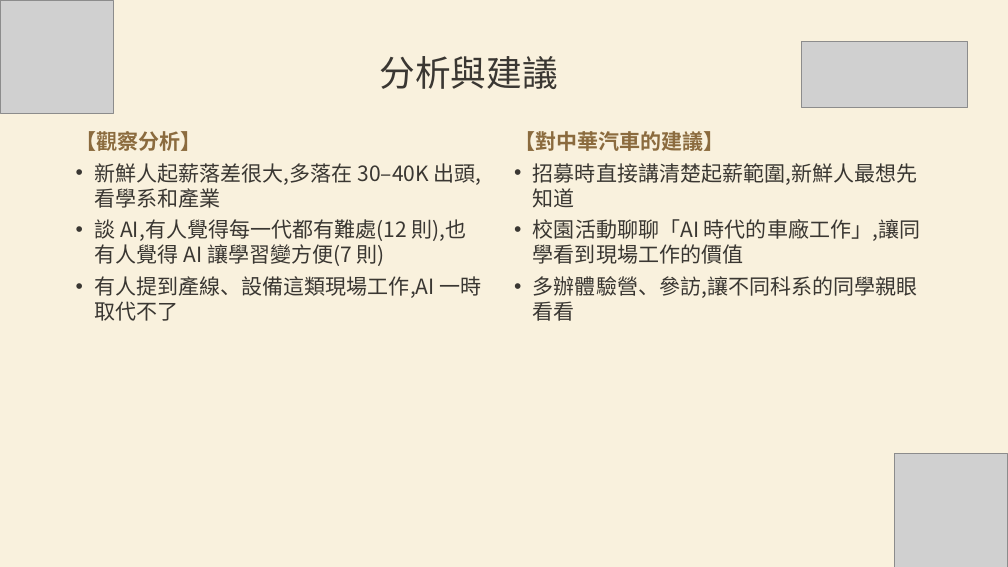
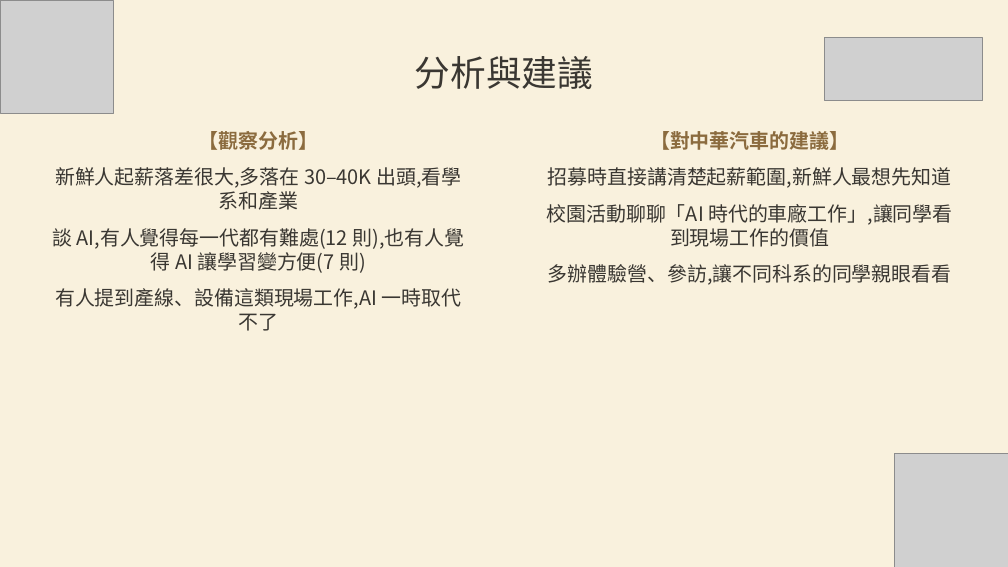
Before and after one commit to tobychien/project-hub, a slide deck: slide 8 of deliverables/邱偉浩-元智大學-10月B.pptx. Drawn at 1008x567 pixels with LibreOffice and Linux fonts; fonts in the diff are those of the drawing; grey boxes stand for pictures. Boxes give left, top, right and bottom in pixels: in the first picture for what was removed or moved away, otherwise in the second. Text is boxed around its words. In the diff, an @@ line names an element or a change of style, - is before the commit and + after.

```diff
--- a/deliverables/邱偉浩-元智大學-10月B.pptx
+++ b/deliverables/邱偉浩-元智大學-10月B.pptx
@@ text "分析與建議": place and size @@
-text "分析與建議" at (380, 56, 558, 89)
+text "分析與建議" at (415, 56, 593, 89)
@@ picture: place and size @@
-picture at (802, 42, 968, 107)
+picture at (824, 38, 983, 101)
@@ text "【觀察分析】": place and size @@
-text "【觀察分析】" at (76, 131, 482, 321)
+text "【觀察分析】" at (52, 131, 464, 331)
@@ text "【觀察分析】" at (52, 131, 464, 331): size 20 to 19 pt; alignment left to centre; more space between paragraphs; bullet • to none @@
@@ text "【對中華汽車的建議】" at (547, 131, 952, 285): size 20 to 19 pt; alignment left to centre; more space between paragraphs; bullet • to none @@
@@ text "【對中華汽車的建議】": place and size @@
-text "【對中華汽車的建議】" at (514, 131, 920, 321)
+text "【對中華汽車的建議】" at (547, 131, 952, 285)
```
Also in this commit, not shown: 7 other slides changed, 1 slide added, 1 slide removed, 1 other file.
